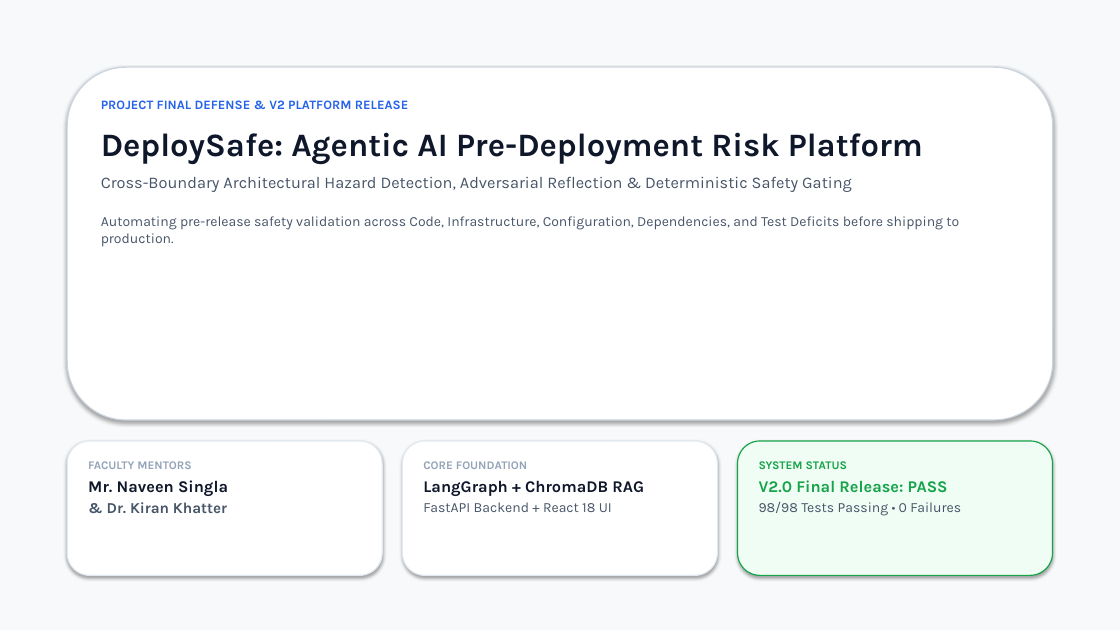
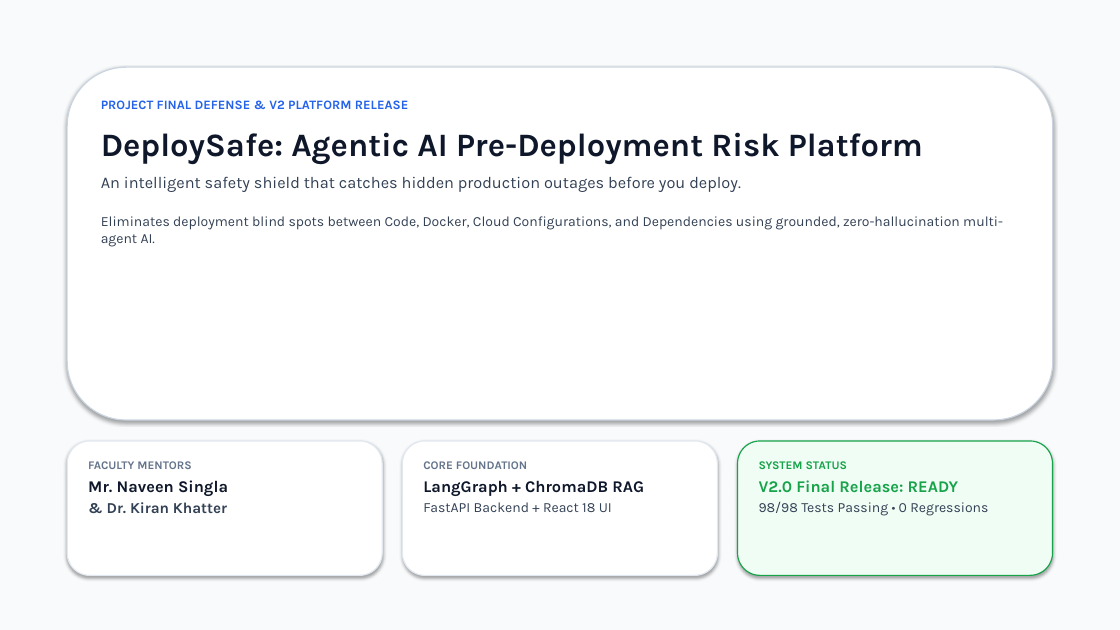
Before and after one commit to yashrao2607/AI-Devops, a slide deck: slide 1 of DeploySafe_Final_Presentation_V2.pptx. Drawn at 1120x630 pixels with LibreOffice and Linux fonts; fonts in the diff are those of the drawing. Boxes give left, top, right and bottom in pixels: in the first picture for what was removed or moved away, otherwise in the second. Text is boxed around its words. In the diff, an @@ line names an element or a change of style, - is before the commit and + after.

Commit message:
docs: finalize intuitive PPT knowledge copy and polished card typography

```diff
--- a/DeploySafe_Final_Presentation_V2.pptx
+++ b/DeploySafe_Final_Presentation_V2.pptx
@@ rectangle at (x1=0, y1=0, x2=1120, y2=630): fill #F8F9FA to #F8FAFC @@
@@ text at (x1=101, y1=176, x2=1003, y2=247): text changed; text colour #475569 to #334155 @@
-Cross-Boundary Architectural Hazard Detection, Adversarial Reflection & Deterministic Safety Gating
-Automating pre-release safety validation across Code, Infrastructure, Configuration, Dependencies, and Test Deficits before shipping to production.
+An intelligent safety shield that catches hidden production outages before you deploy.
+Eliminates deployment blind spots between Code, Docker, Cloud Configurations, and Dependencies using grounded, zero-hallucination multi-agent AI.
@@ text at (x1=88, y1=461, x2=227, y2=513): text colour #94A3B8 to #64748B in "FACULTY MENTORS"; text colour #475569 to #334155 in "& Dr. Kiran Khatter" @@
@@ text at (x1=423, y1=461, x2=612, y2=512): text colour #94A3B8 to #64748B in "CORE FOUNDATION"; text colour #475569 to #334155 in "FastAPI Backend + React 18 UI" @@
@@ text at (x1=759, y1=480, x2=988, y2=516): text changed; text colour #475569 to #334155 @@
-V2.0 Final Release: PASS
-98/98 Tests Passing • 0 Failures
+V2.0 Final Release: READY
+98/98 Tests Passing • 0 Regressions
```
Also in this commit, not shown: 11 other slides changed, 13 other files.
